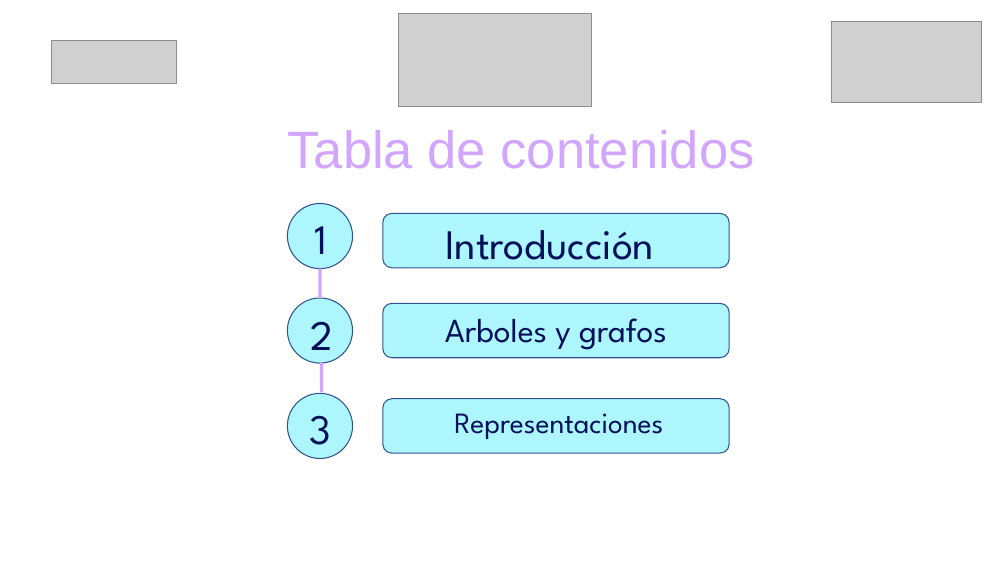
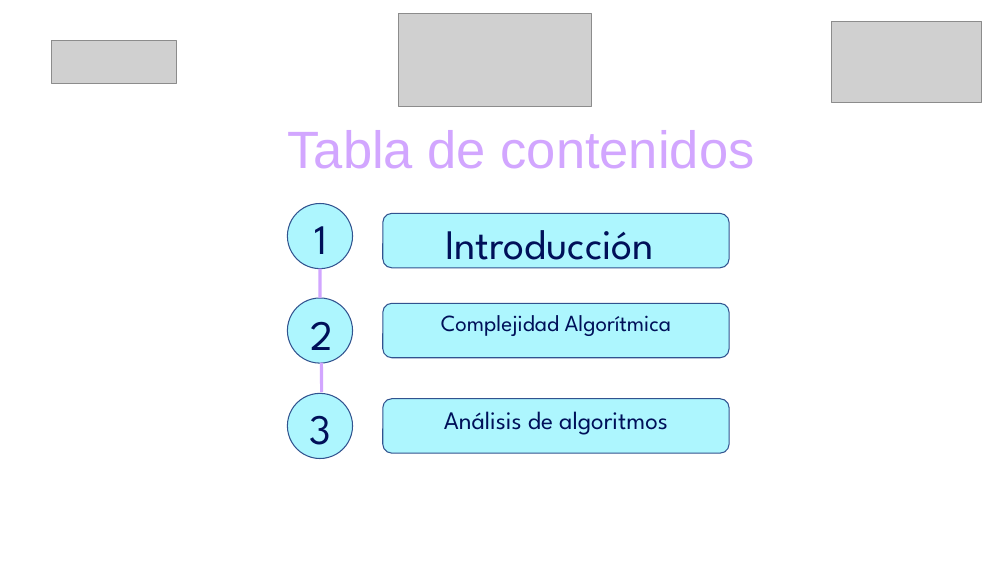
Before and after one commit to jflatorreo/TalentoTech_FullStack, a slide deck: slide 2 of Material pedagógico/Modulo 2/Clase 4/Clase 4 - Modulo 2.pptx. Drawn at 1008x567 pixels with LibreOffice and Linux fonts; fonts in the diff are those of the drawing; grey boxes stand for pictures; background and template pictures are left out. Boxes give left, top, right and bottom in pixels: in the first picture for what was removed or moved away, otherwise in the second. Text is boxed around its words. In the diff, an @@ line names an element or a change of style, - is before the commit and + after.

```diff
--- a/Material pedagógico/Modulo 2/Clase 4/Clase 4 - Modulo 2.pptx
+++ b/Material pedagógico/Modulo 2/Clase 4/Clase 4 - Modulo 2.pptx
@@ text at box(441, 315, 671, 336): text changed; size 32 to 22 pt @@
-Arboles y grafos
+Complejidad Algorítmica
@@ text at box(444, 411, 668, 435): text changed; size 28 to 24 pt @@
-Representaciones
+Análisis de algoritmos
```
Also in this commit, not shown: 1 other slide changed, 12 slides added, 7 slides removed, 14 other files.
